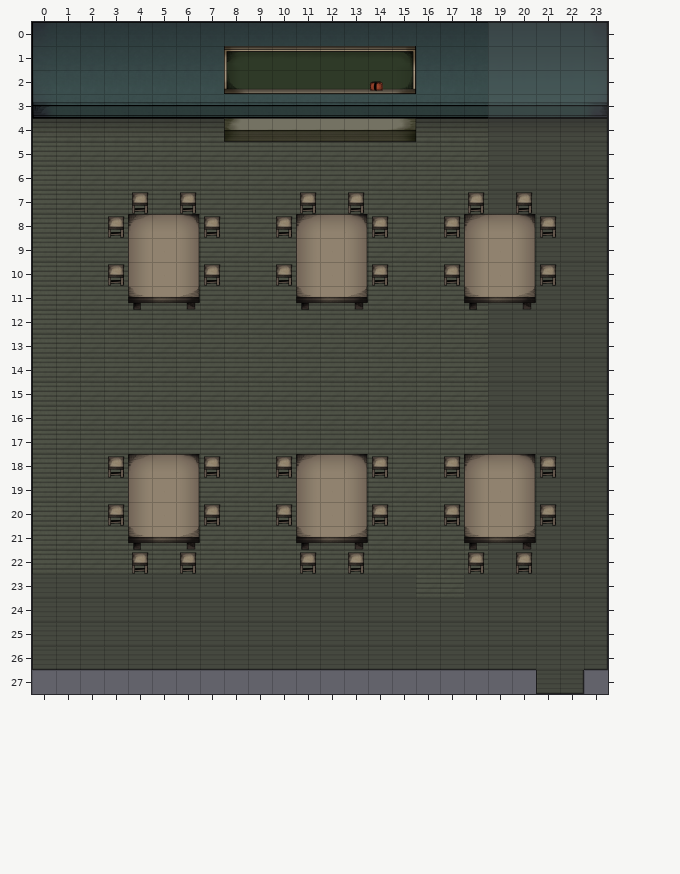
Two versions of a level (Tiled map, Assets/TheEnd/map/1-1_SketchClassRoom/map/1-1_SketchClassRoom.tmx). The first picture shows the starting point.
Cells are 60x60 px. Shown: x 0..23, y 0..27. Tiles whose own drawing changed are shown in their newer look in all pictures.
After:
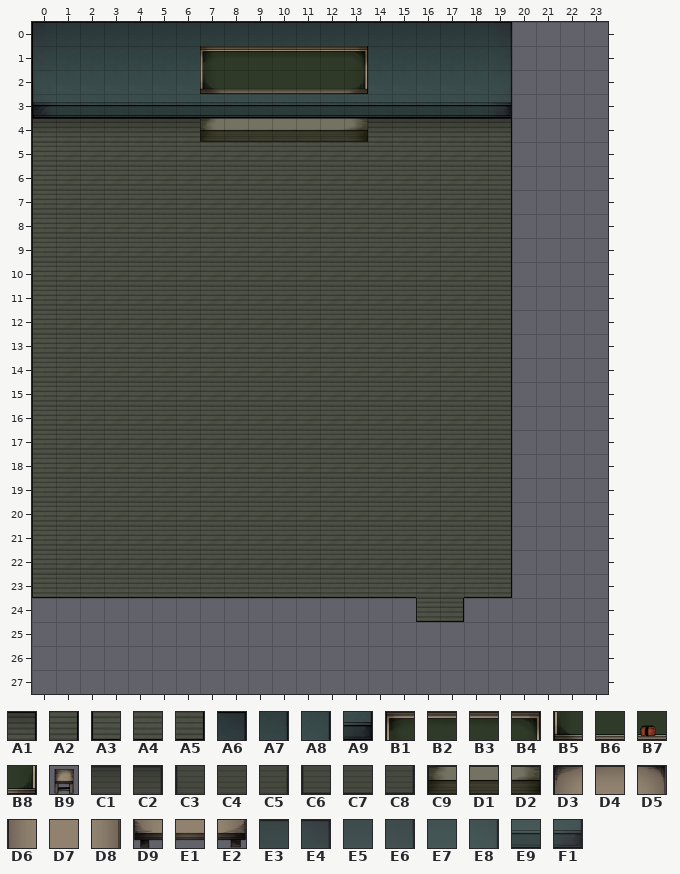
Key: from "1-1_SketchClassRoom_floor": A1 2, A2 5, A3 6, A4 7, A5 8; from "1-1_SketchClassRoom_wall": A6 2, A7 5, A8 8, A9 11; from "blackboard": B1 0, B2 1, B3 2, B4 3, B5 4, B6 5, B7 6, B8 7; from "chair": B9 0; from "floor": C1 1, C2 2, C3 3, C4 4, C5 5, C6 6, C7 7, C8 8; from "podium": C9 0, D1 1, D2 2; from "table": D3 0, D4 1, D5 2, D6 3, D7 4, D8 5, D9 6, E1 7, E2 8; from "wall": E3 1, E4 2, E5 4, E6 5, E7 7, E8 8, E9 10, F1 11.
__ is an empty cell, ## one hidden under a higher layer, .. an unchanged one.
Edits made:
--- layer "圖塊層 1"
@@ x 0..23 @@
- 0 .. .. .. .. .. .. .. .. .. .. .. .. .. .. .. .. .. .. .. E3 E3 E3 E3 E4
- 1 .. .. .. .. .. .. .. .. .. .. .. .. .. .. .. .. .. .. .. E5 E5 E5 E5 E6
- 2 .. .. .. .. .. .. .. .. .. .. .. .. .. .. .. .. .. .. .. E7 E7 E7 E7 E8
- 3 .. .. .. .. .. .. .. .. .. .. .. .. .. .. .. .. .. .. .. E9 E9 E9 E9 F1
- 4 .. .. .. .. .. .. .. .. .. .. .. .. .. .. .. .. .. .. .. C1 C1 C1 C1 C2
- 5 .. .. .. .. .. .. .. .. .. .. .. .. .. .. .. .. .. .. .. C4 C4 C4 C4 C5
- 6 .. .. .. .. .. .. .. .. .. .. .. .. .. .. .. .. .. .. .. C4 C4 C4 C4 C5
- 7 .. .. .. .. .. .. .. .. .. .. .. .. .. .. .. .. .. .. .. C4 C4 C4 C4 C5
- 8 .. .. .. .. .. .. .. .. .. .. .. .. .. .. .. .. .. .. .. C4 C4 C4 C4 C5
- 9 .. .. .. .. .. .. .. .. .. .. .. .. .. .. .. .. .. .. .. ## C4 C4 C4 C5
-10 .. .. .. .. .. .. .. .. .. .. .. .. .. .. .. .. .. .. .. ## C4 C4 C4 C5
-11 .. .. .. .. .. .. .. .. .. .. .. .. .. .. .. .. .. .. .. C4 C4 C4 C4 C5
-12 .. .. .. .. .. .. .. .. .. .. .. .. .. .. .. .. .. .. .. C4 C4 C4 C4 C5
-13 .. .. .. .. .. .. .. .. .. .. .. .. .. .. .. .. .. .. .. C4 C4 C4 C4 C5
-14 .. .. .. .. .. .. .. .. .. .. .. .. .. .. .. .. .. .. .. C4 C4 C4 C4 C5
-15 .. .. .. .. .. .. .. .. .. .. .. .. .. .. .. .. .. .. .. C4 C4 C4 C4 C5
-16 .. .. .. .. .. .. .. .. .. .. .. .. .. .. .. .. .. .. .. C4 C4 C4 C4 C5
-17 .. .. .. .. .. .. .. .. .. .. .. .. .. .. .. .. .. .. .. C4 C4 C4 C4 C5
-18 .. .. .. .. .. .. .. .. .. .. .. .. .. .. .. .. .. .. .. C4 C4 C4 C4 C5
-19 .. .. .. .. .. .. .. .. .. .. .. .. .. .. .. .. .. .. .. ## C4 C4 C4 C5
-20 .. .. .. .. .. .. .. .. .. .. .. .. .. .. .. .. .. .. .. ## C4 C4 C4 C5
-21 .. .. .. .. .. .. .. .. .. .. .. .. .. .. .. .. .. .. .. C4 C4 C4 C4 C5
-22 .. .. .. .. .. .. .. .. .. .. .. .. .. .. .. .. .. .. .. C4 C4 C4 C4 C5
-23 C3 C4 C4 C4 C4 C4 C4 C4 C4 C4 C4 C4 C4 C4 C4 C4 .. .. C4 C4 C4 C4 C4 C5
-24 C3 C4 C4 C4 C4 C4 C4 C4 C4 C4 C4 C4 C4 C4 C4 C4 C4 C4 C4 C4 C4 C4 C4 C5
-25 C3 C4 C4 C4 C4 C4 C4 C4 C4 C4 C4 C4 C4 C4 C4 C4 C4 C4 C4 C4 C4 C4 C4 C5
-26 C6 C7 C7 C7 C7 C7 C7 C7 C7 C7 C7 C7 C7 C7 C7 C7 C7 C7 C7 C7 C7 C4 C4 C8
-27 .. .. .. .. .. .. .. .. .. .. .. .. .. .. .. .. .. .. .. .. .. C6 C8 ..
+ 0 .. .. .. .. .. .. .. .. .. .. .. .. .. .. .. .. .. .. .. A6 __ __ __ __
+ 1 .. .. .. .. .. .. .. .. .. .. .. .. .. .. .. .. .. .. .. A7 __ __ __ __
+ 2 .. .. .. .. .. .. .. .. .. .. .. .. .. .. .. .. .. .. .. A8 __ __ __ __
+ 3 .. .. .. .. .. .. .. .. .. .. .. .. .. .. .. .. .. .. .. A9 __ __ __ __
+ 4 .. .. .. .. .. .. .. .. .. .. .. .. .. .. .. .. .. .. .. A1 __ __ __ __
+ 5 .. .. .. .. .. .. .. .. .. .. .. .. .. .. .. .. .. .. .. A2 __ __ __ __
+ 6 .. .. .. .. .. .. .. .. .. .. .. .. .. .. .. .. .. .. .. A2 __ __ __ __
+ 7 .. .. .. .. .. .. .. .. .. .. .. .. .. .. .. .. .. .. .. A2 __ __ __ __
+ 8 .. .. .. .. .. .. .. .. .. .. .. .. .. .. .. .. .. .. .. A2 __ __ __ __
+ 9 .. .. .. .. .. .. .. .. .. .. .. .. .. .. .. .. .. .. .. A2 __ __ __ __
+10 .. .. .. .. .. .. .. .. .. .. .. .. .. .. .. .. .. .. .. A2 __ __ __ __
+11 .. .. .. .. .. .. .. .. .. .. .. .. .. .. .. .. .. .. .. A2 __ __ __ __
+12 .. .. .. .. .. .. .. .. .. .. .. .. .. .. .. .. .. .. .. A2 __ __ __ __
+13 .. .. .. .. .. .. .. .. .. .. .. .. .. .. .. .. .. .. .. A2 __ __ __ __
+14 .. .. .. .. .. .. .. .. .. .. .. .. .. .. .. .. .. .. .. A2 __ __ __ __
+15 .. .. .. .. .. .. .. .. .. .. .. .. .. .. .. .. .. .. .. A2 __ __ __ __
+16 .. .. .. .. .. .. .. .. .. .. .. .. .. .. .. .. .. .. .. A2 __ __ __ __
+17 .. .. .. .. .. .. .. .. .. .. .. .. .. .. .. .. .. .. .. A2 __ __ __ __
+18 .. .. .. .. .. .. .. .. .. .. .. .. .. .. .. .. .. .. .. A2 __ __ __ __
+19 .. .. .. .. .. .. .. .. .. .. .. .. .. .. .. .. .. .. .. A2 __ __ __ __
+20 .. .. .. .. .. .. .. .. .. .. .. .. .. .. .. .. .. .. .. A2 __ __ __ __
+21 .. .. .. .. .. .. .. .. .. .. .. .. .. .. .. .. .. .. .. A2 __ __ __ __
+22 .. .. .. .. .. .. .. .. .. .. .. .. .. .. .. .. .. .. .. A2 __ __ __ __
+23 A3 A4 A4 A4 A4 A4 A4 A4 A4 A4 A4 A4 A4 A4 A4 A4 .. .. A4 A5 __ __ __ __
+24 __ __ __ __ __ __ __ __ __ __ __ __ __ __ __ __ A3 A5 __ __ __ __ __ __
+25 __ __ __ __ __ __ __ __ __ __ __ __ __ __ __ __ __ __ __ __ __ __ __ __
+26 __ __ __ __ __ __ __ __ __ __ __ __ __ __ __ __ __ __ __ __ __ __ __ __
+27 .. .. .. .. .. .. .. .. .. .. .. .. .. .. .. .. .. .. .. .. .. __ __ ..
--- layer "圖塊層 3"
@@ x 7..15 @@
- 1 __ B1 .. .. .. .. B2 B3 B4
- 2 __ B5 .. .. .. .. B6 B7 B8
+ 1 B1 B2 .. .. .. .. B4 __ __
+ 2 B5 B6 .. .. .. .. B8 __ __
@@ x 7..15 @@
- 4 __ C9 .. .. .. .. D1 D1 D2
+ 4 C9 D1 .. .. .. .. D2 __ __
@@ x 3..21 @@
- 7 .. B9 .. B9 .. .. .. .. B9 .. B9 .. .. .. .. B9 .. B9 ..
- 8 B9 D3 D4 D5 B9 .. .. B9 D3 D4 D5 B9 .. .. B9 D3 D4 D5 B9
- 9 .. D6 D7 D8 .. .. .. .. D6 D7 D8 .. .. .. .. D6 D7 D8 ..
-10 B9 D6 D7 D8 B9 .. .. B9 D6 D7 D8 B9 .. .. B9 D6 D7 D8 B9
-11 .. D9 E1 E2 .. .. .. .. D9 E1 E2 .. .. .. .. D9 E1 E2 ..
+ 7 .. __ .. __ .. .. .. .. __ .. __ .. .. .. .. __ .. __ ..
+ 8 __ __ __ __ __ .. .. __ __ __ __ __ .. .. __ __ __ __ __
+ 9 .. __ __ __ .. .. .. .. __ __ __ .. .. .. .. __ __ __ ..
+10 __ __ __ __ __ .. .. __ __ __ __ __ .. .. __ __ __ __ __
+11 .. __ __ __ .. .. .. .. __ __ __ .. .. .. .. __ __ __ ..
@@ x 3..21 @@
-18 B9 D3 D4 D5 B9 .. .. B9 D3 D4 D5 B9 .. .. B9 D3 D4 D5 B9
-19 .. D6 D7 D8 .. .. .. .. D6 D7 D8 .. .. .. .. D6 D7 D8 ..
-20 B9 D6 D7 D8 B9 .. .. B9 D6 D7 D8 B9 .. .. B9 D6 D7 D8 B9
-21 .. D9 E1 E2 .. .. .. .. D9 E1 E2 .. .. .. .. D9 E1 E2 ..
-22 .. B9 .. B9 .. .. .. .. B9 .. B9 .. .. .. .. B9 .. B9 ..
+18 __ __ __ __ __ .. .. __ __ __ __ __ .. .. __ __ __ __ __
+19 .. __ __ __ .. .. .. .. __ __ __ .. .. .. .. __ __ __ ..
+20 __ __ __ __ __ .. .. __ __ __ __ __ .. .. __ __ __ __ __
+21 .. __ __ __ .. .. .. .. __ __ __ .. .. .. .. __ __ __ ..
+22 .. __ .. __ .. .. .. .. __ .. __ .. .. .. .. __ .. __ ..
Pixel boxes of the changes (left, top, right, bottom) in both pictures:
changed: (32, 22, 608, 694)
